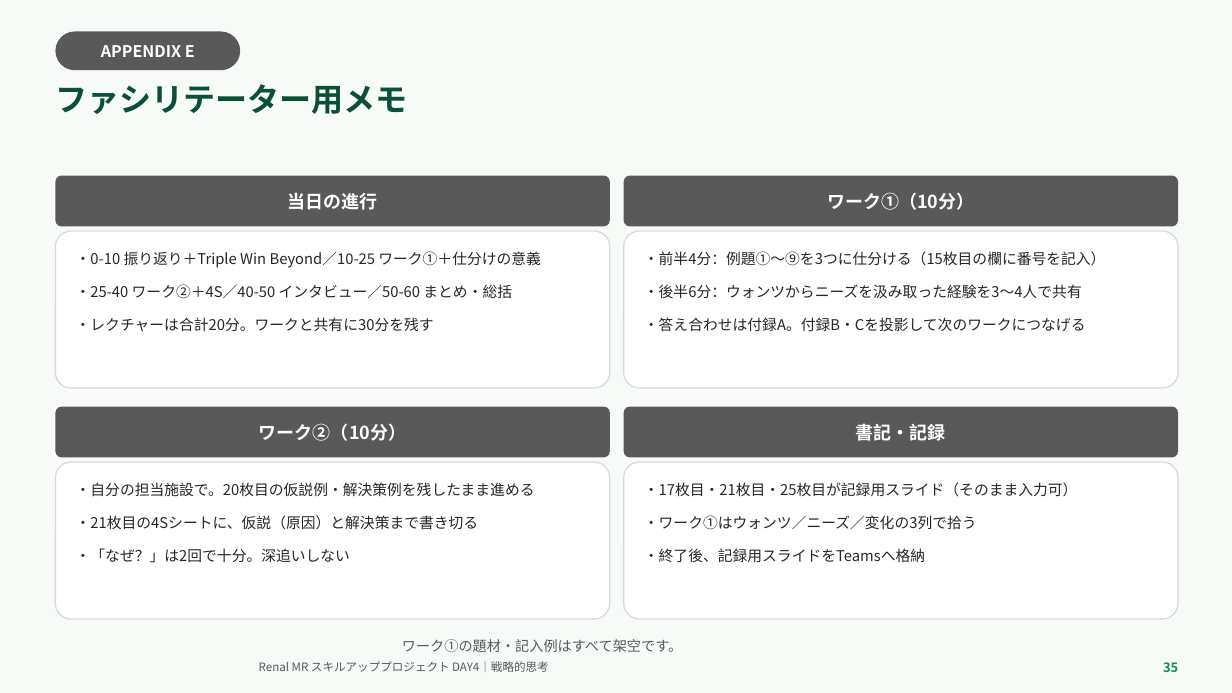
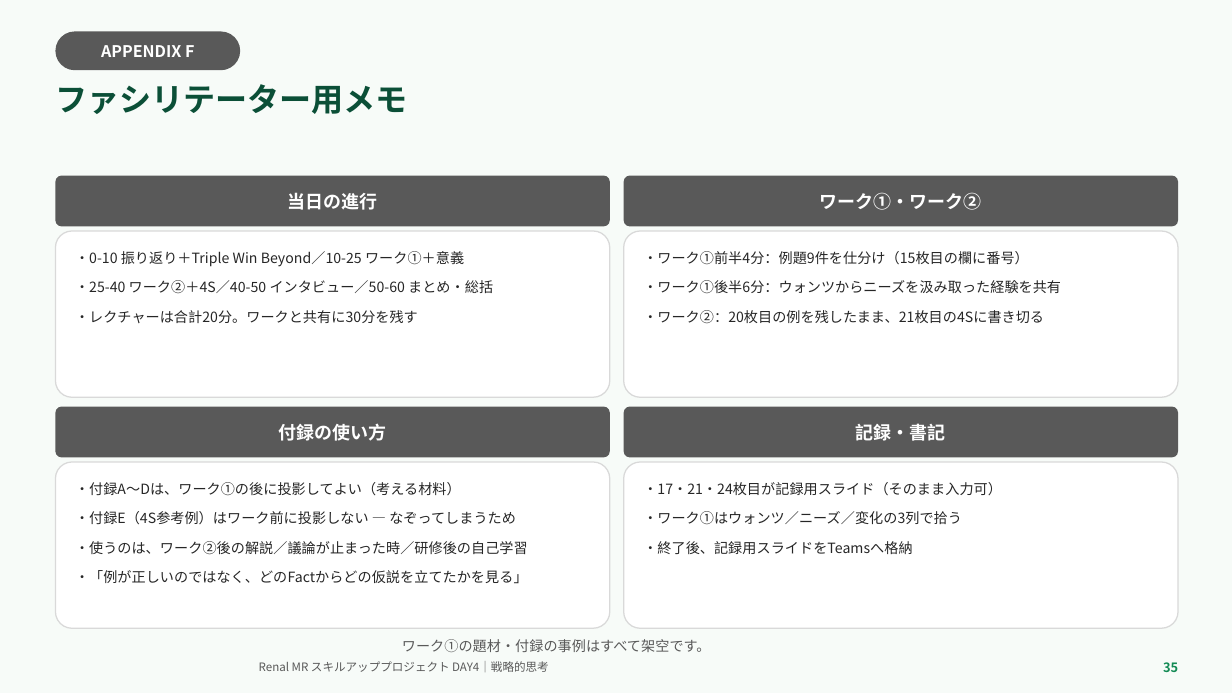
Before and after one commit to TAKUYA-1187/Claude, a slide deck: slide 35 of novartis_training/DAY4_ちょっと分かるだけで世界が変わる.pptx. Drawn at 1232x693 pixels with LibreOffice and Linux fonts; fonts in the diff are those of the drawing; background and template pictures are left out. Boxes give left, top, right and bottom in pixels: in the first picture for what was removed or moved away, otherwise in the second. Text is boxed around its words. In the diff, an @@ line names an element or a change of style, - is before the commit and + after.

```diff
--- a/novartis_training/DAY4_ちょっと分かるだけで世界が変わる.pptx
+++ b/novartis_training/DAY4_ちょっと分かるだけで世界が変わる.pptx
@@ text in rounded rectangle at [101, 45, 194, 57]: text changed @@
-APPENDIX E
+APPENDIX F
@@ text in rounded rectangle at [820, 192, 982, 210]: text changed @@
-ワーク①（10分）
+ワーク①・ワーク②
@@ rounded rectangle "・0-10 振り返り＋Triple Win Beyond／10-25 ワーク①＋意義": place and size @@
-rounded rectangle "・0-10 振り返り＋Triple Win Beyond／10-25 ワーク①＋意義" at [55, 231, 610, 388]
+rounded rectangle "・0-10 振り返り＋Triple Win Beyond／10-25 ワーク①＋意義" at [55, 231, 610, 397]
@@ rounded rectangle "・ワーク①前半4分：例題9件を仕分け（15枚目の欄に番号）": place and size @@
-rounded rectangle "・ワーク①前半4分：例題9件を仕分け（15枚目の欄に番号）" at [624, 231, 1178, 388]
+rounded rectangle "・ワーク①前半4分：例題9件を仕分け（15枚目の欄に番号）" at [624, 231, 1178, 397]
@@ text in rounded rectangle at [75, 251, 464, 267]: text changed; size 11.5 to 11 pt @@
-・0-10 振り返り＋Triple Win Beyond／10-25 ワーク①＋仕分けの意義
+・0-10 振り返り＋Triple Win Beyond／10-25 ワーク①＋意義
@@ text in rounded rectangle at [643, 251, 1061, 323]: text changed; size 11.5 to 11 pt @@
-・前半4分：例題①〜⑨を3つに仕分ける（15枚目の欄に番号を記入）
-・後半6分：ウォンツからニーズを汲み取った経験を3〜4人で共有
-・答え合わせは付録A。付録B・Cを投影して次のワークにつなげる
+・ワーク①前半4分：例題9件を仕分け（15枚目の欄に番号）
+・ワーク①後半6分：ウォンツからニーズを汲み取った経験を共有
+・ワーク②：20枚目の例を残したまま、21枚目の4Sに書き切る
@@ text in rounded rectangle at [75, 280, 493, 323]: size 11.5 to 11 pt in "・25-40 ワーク②＋4S／40-50 インタビュー／50-60 まとめ・総括", "・レクチャーは合計20分。ワークと共有に30分を残す"; less space between paragraphs @@
@@ text in rounded rectangle at [279, 423, 387, 441]: text changed @@
-ワーク②（10分）
+付録の使い方
@@ text in rounded rectangle at [856, 423, 946, 441]: text changed @@
-書記・記録
+記録・書記
@@ rounded rectangle "・付録A〜Dは、ワーク①の後に投影してよい（考える材料）": place and size @@
-rounded rectangle "・付録A〜Dは、ワーク①の後に投影してよい（考える材料）" at [55, 462, 610, 619]
+rounded rectangle "・付録A〜Dは、ワーク①の後に投影してよい（考える材料）" at [55, 462, 610, 628]
@@ rounded rectangle "・17・21・24枚目が記録用スライド（そのまま入力可）": place and size @@
-rounded rectangle "・17・21・24枚目が記録用スライド（そのまま入力可）" at [624, 462, 1178, 619]
+rounded rectangle "・17・21・24枚目が記録用スライド（そのまま入力可）" at [624, 462, 1178, 628]
@@ text in rounded rectangle at [75, 482, 528, 584]: text changed; size 11.5 to 11 pt @@
-・自分の担当施設で。20枚目の仮説例・解決策例を残したまま進める
-・21枚目の4Sシートに、仮説（原因）と解決策まで書き切る
-・「なぜ？」は2回で十分。深追いしない
+・付録A〜Dは、ワーク①の後に投影してよい（考える材料）
+・付録E（4S参考例）はワーク前に投影しない — なぞってしまうため
+・使うのは、ワーク②後の解説／議論が止まった時／研修後の自己学習
+・「例が正しいのではなく、どのFactからどの仮説を立てたかを見る」
@@ text in rounded rectangle at [643, 482, 1002, 495]: text changed; size 11.5 to 11 pt @@
-・17枚目・21枚目・25枚目が記録用スライド（そのまま入力可）
+・17・21・24枚目が記録用スライド（そのまま入力可）
@@ text in rounded rectangle at [643, 511, 962, 554]: size 11.5 to 11 pt in "・ワーク①はウォンツ／ニーズ／変化の3列で拾う", "・終了後、記録用スライドをTeamsへ格納"; less space between paragraphs @@
@@ text at [402, 639, 711, 652]: text changed @@
-ワーク①の題材・記入例はすべて架空です。
+ワーク①の題材・付録の事例はすべて架空です。
```
Also in this commit, not shown: 14 other slides changed, 1 slide added, 1 slide removed, 2 other files.
